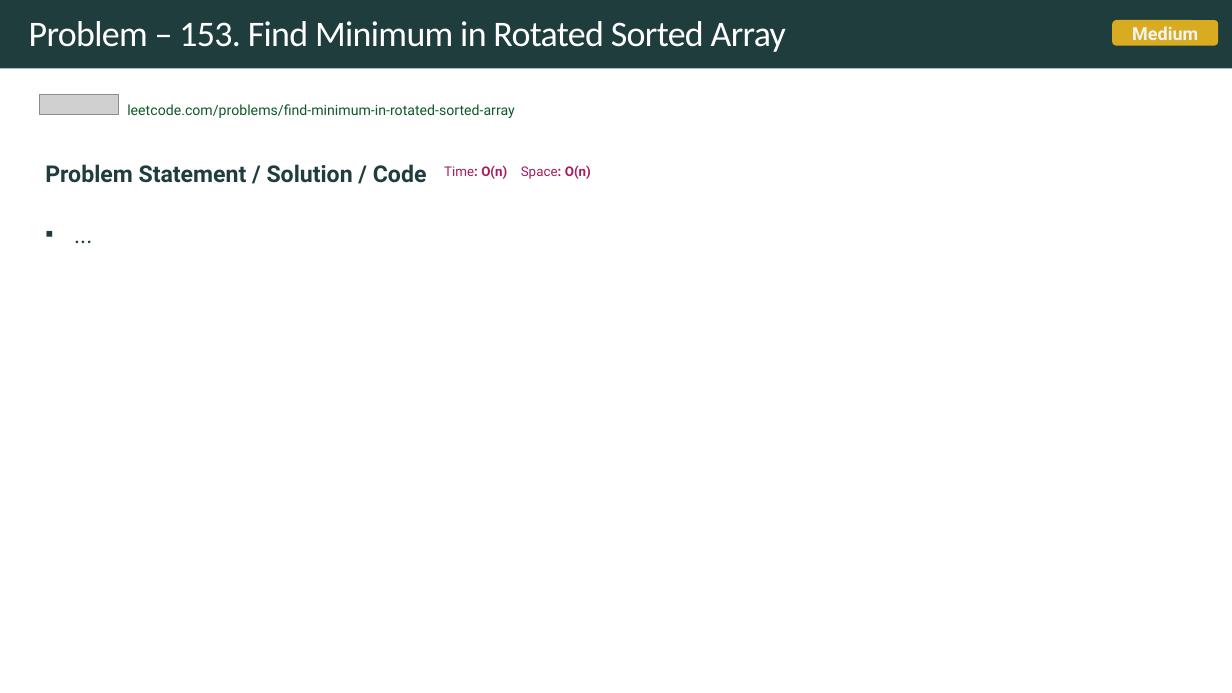
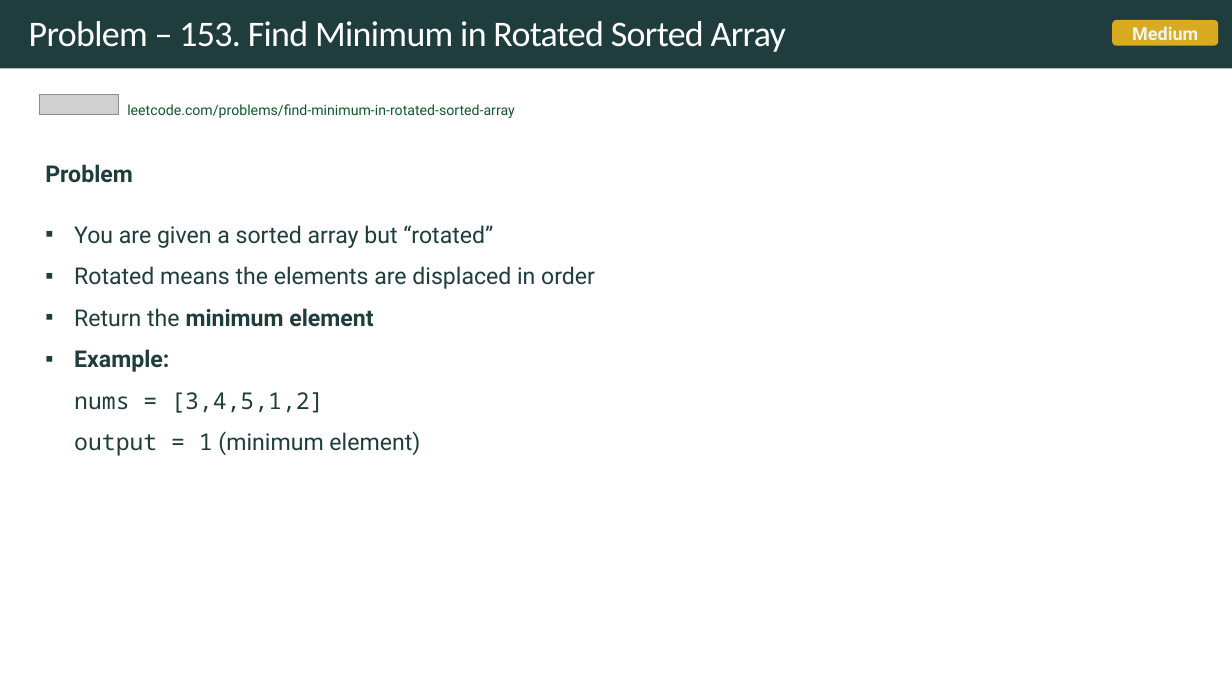
Before and after one commit to rfdavid/coding-interview-handbook-cpp, a slide deck: slide 40 of Algorithm and problem Solving Cheatsheet.pptm (slide 38 before the commit). Drawn at 1232x693 pixels with LibreOffice and Linux fonts; fonts in the diff are those of the drawing; grey boxes stand for pictures. Boxes give left, top, right and bottom in pixels: in the first picture for what was removed or moved away, otherwise in the second. Text is boxed around its words. In the diff, an @@ line names an element or a change of style, - is before the commit and + after.

Commit message:
array updates

```diff
--- a/Algorithm and problem Solving Cheatsheet.pptm
+++ b/Algorithm and problem Solving Cheatsheet.pptm
@@ text at [45,164,595,456]: text changed; bold off @@
-Problem Statement / Solution / Code Time: O(n) Space: O(n)
-▪ ...
+Problem
+▪ You are given a sorted array but “rotated”
+▪ Rotated means the elements are displaced in order
+▪ Return the minimum element
+▪ Example:
+  nums = [3,4,5,1,2]
+  output = 1 (minimum element)
```
Also in this commit, not shown: 13 other slides changed, 6 slides added, 2 slides removed, 16 other files.
